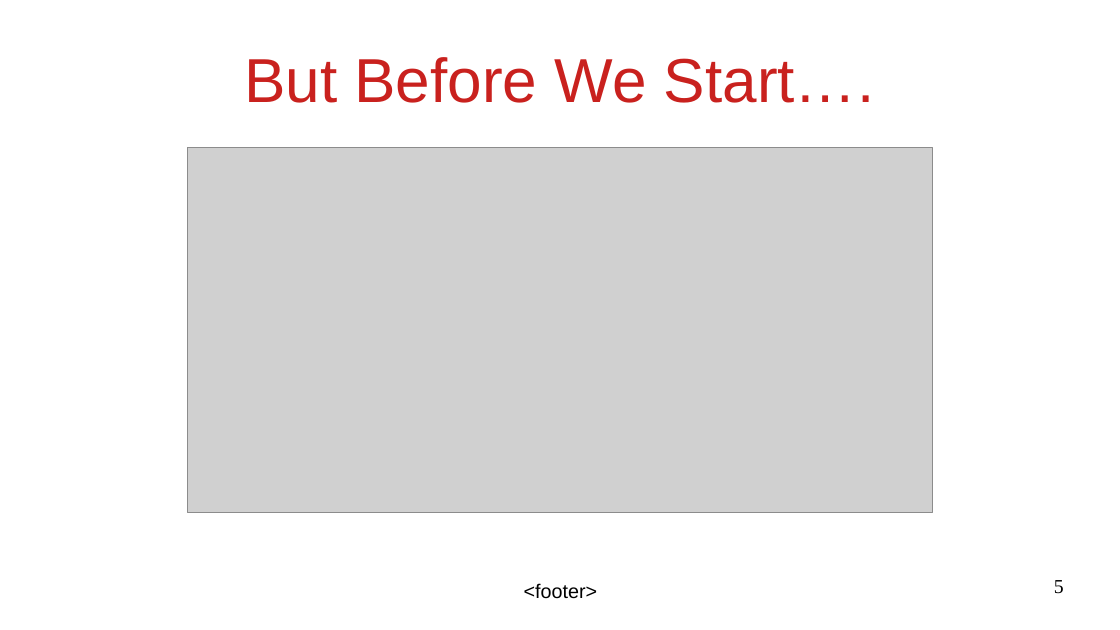
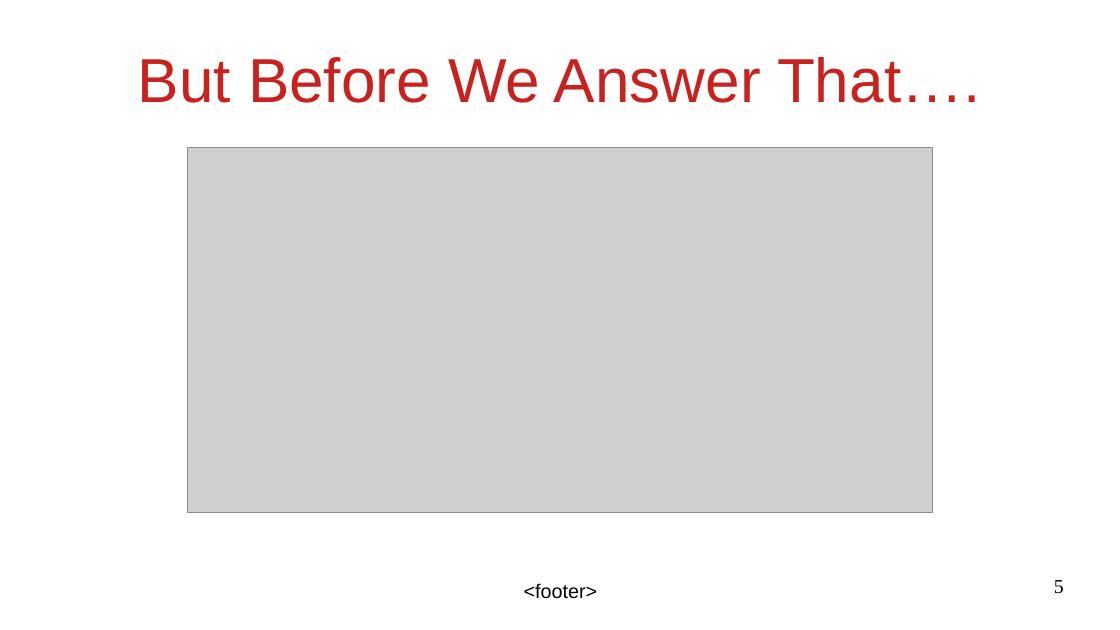
Before and after one commit to NextPoorSlob/JUnit5-Presentation-Sample-Code, a slide deck: slide 5 of ByJupiter.odp. Drawn at 1120x630 pixels with LibreOffice and Linux fonts; fonts in the diff are those of the drawing; grey boxes stand for pictures; background and template pictures are left out. Boxes give left, top, right and bottom in pixels: in the first picture for what was removed or moved away, otherwise in the second. Text is boxed around its words. In the diff, an @@ line names an element or a change of style, - is before the commit and + after.

```diff
--- a/ByJupiter.odp
+++ b/ByJupiter.odp
@@ title at box(138, 57, 980, 103): text changed @@
-But Before We Start….
+But Before We Answer That….
```
Also in this commit, not shown: 3 other slides changed, 19 slides added, 1 other file.
